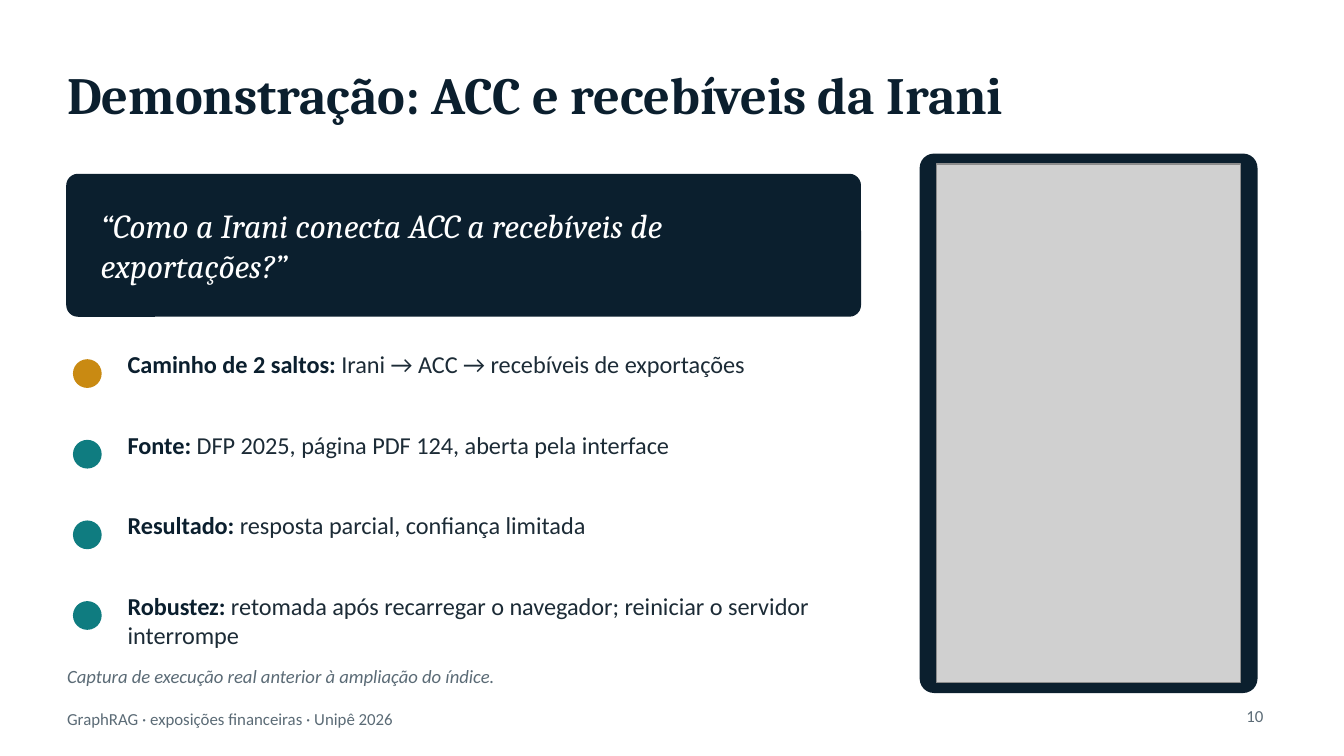
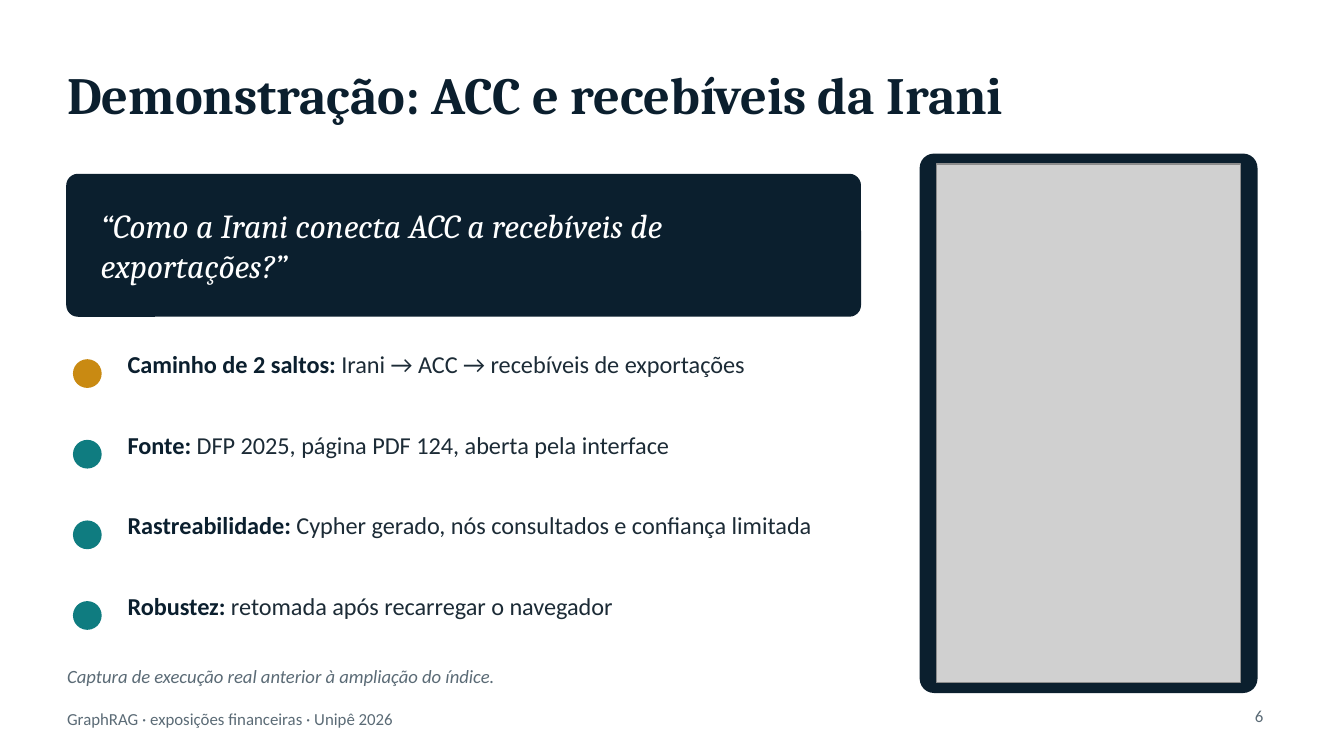
Before and after one commit to victort01/graphrag-riscos-financeiros, a slide deck: slide 6 of docs/apresentacao/apresentacao-revisao.pptx (slide 10 before the commit). Drawn at 1344x756 pixels with LibreOffice and Linux fonts; fonts in the diff are those of the drawing; grey boxes stand for pictures. Boxes give left, top, right and bottom in pixels: in the first picture for what was removed or moved away, otherwise in the second. Text is boxed around its words. In the diff, an @@ line names an element or a change of style, - is before the commit and + after.

```diff
--- a/docs/apresentacao/apresentacao-revisao.pptx
+++ b/docs/apresentacao/apresentacao-revisao.pptx
@@ text at box(128, 517, 812, 538): text changed @@
-Resultado: resposta parcial, confiança limitada
+Rastreabilidade: Cypher gerado, nós consultados e confiança limitada
@@ text at box(128, 598, 613, 619): text changed @@
-Robustez: retomada após recarregar o navegador; reiniciar o servidor interrompe
+Robustez: retomada após recarregar o navegador
@@ page number at box(1255, 710, 1264, 722): text changed @@
-10
+6
```
Also in this commit, not shown: 6 other slides changed, 1 slide added, 7 slides removed, 4 other files.
